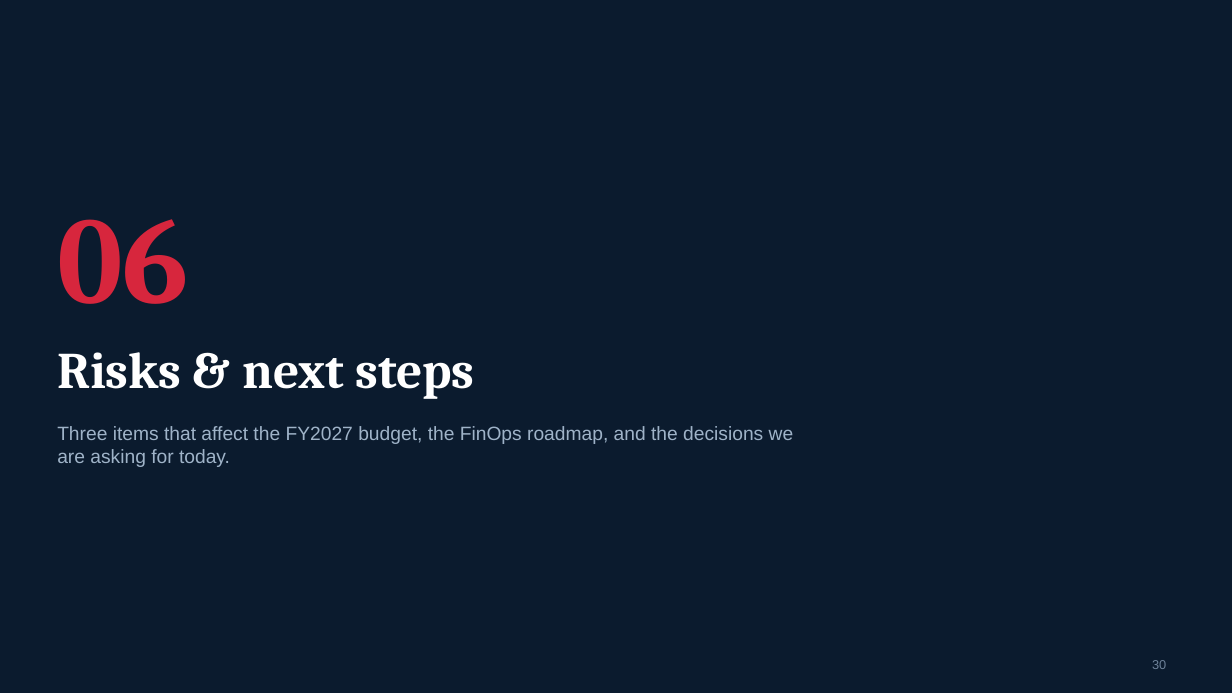
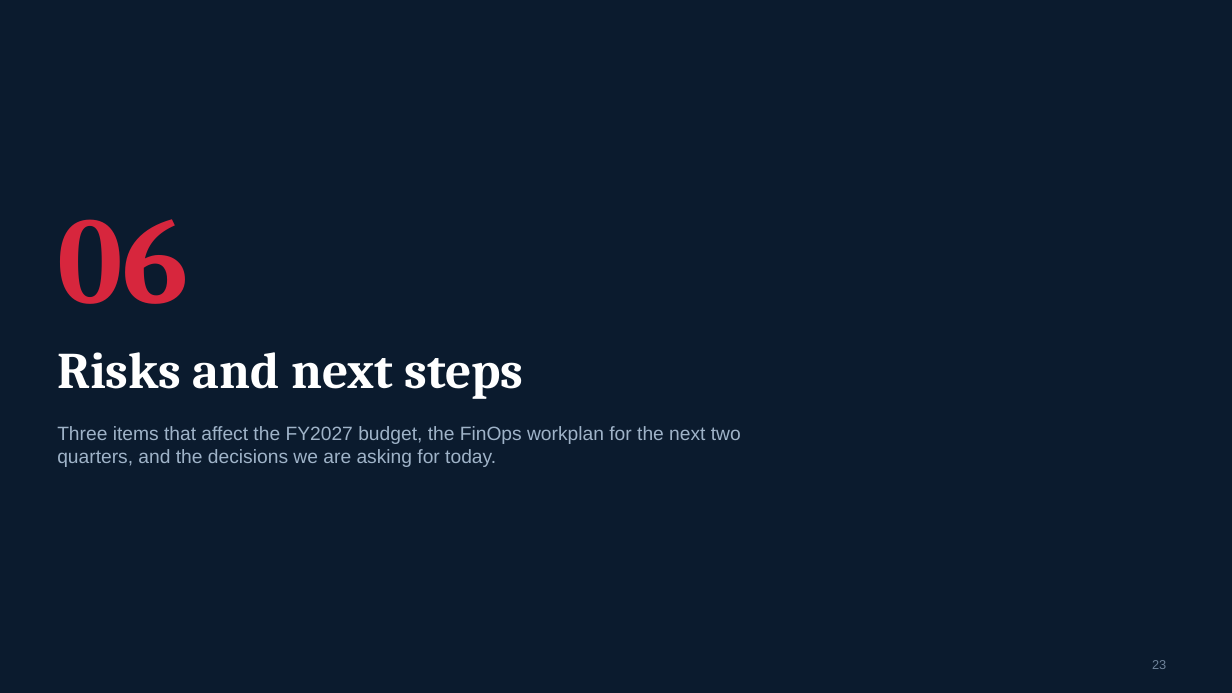
Before and after one commit to arielga5-code/Finops, a slide deck: slide 23 of presentations/Cloud_FinOps_Harel_September_2026_CIO_Redesign_v2.pptx (slide 30 before the commit). Drawn at 1232x693 pixels with LibreOffice and Linux fonts; fonts in the diff are those of the drawing; background and template pictures are left out. Boxes give left, top, right and bottom in pixels: in the first picture for what was removed or moved away, otherwise in the second. Text is boxed around its words. In the diff, an @@ line names an element or a change of style, - is before the commit and + after.

```diff
--- a/presentations/Cloud_FinOps_Harel_September_2026_CIO_Redesign_v2.pptx
+++ b/presentations/Cloud_FinOps_Harel_September_2026_CIO_Redesign_v2.pptx
@@ text at (57, 352, 523, 399): text changed @@
-Risks & next steps
+Risks and next steps
@@ text at (57, 426, 741, 467): text changed @@
-Three items that affect the FY2027 budget, the FinOps roadmap, and the decisions we are asking for today.
+Three items that affect the FY2027 budget, the FinOps workplan for the next two quarters, and the decisions we are asking for today.
@@ page number at (1152, 660, 1166, 669): text changed @@
-30
+23
```
Also in this commit, not shown: 39 other slides changed, 1 slide added, 1 slide removed, 11 other files.
